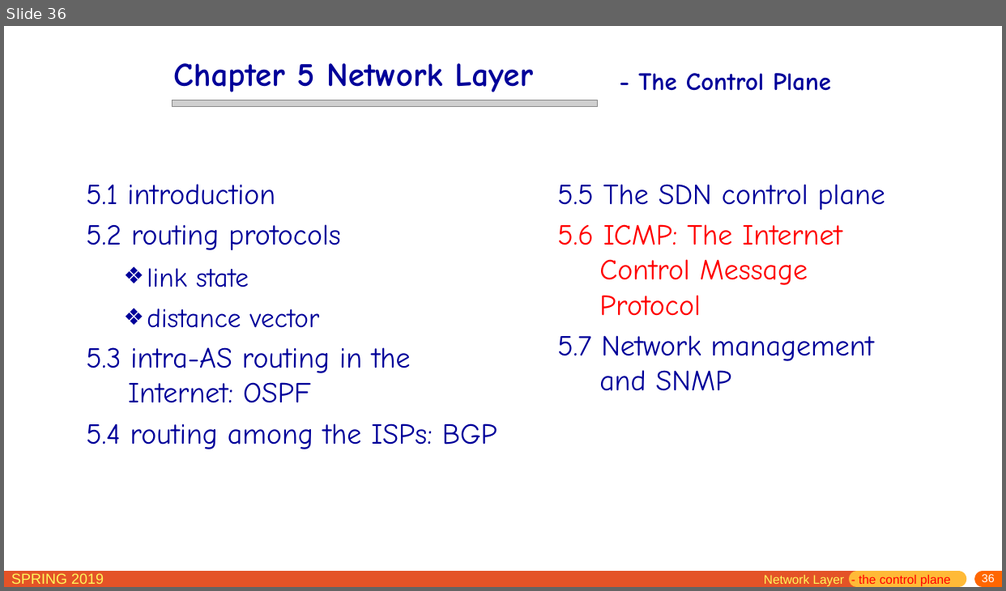
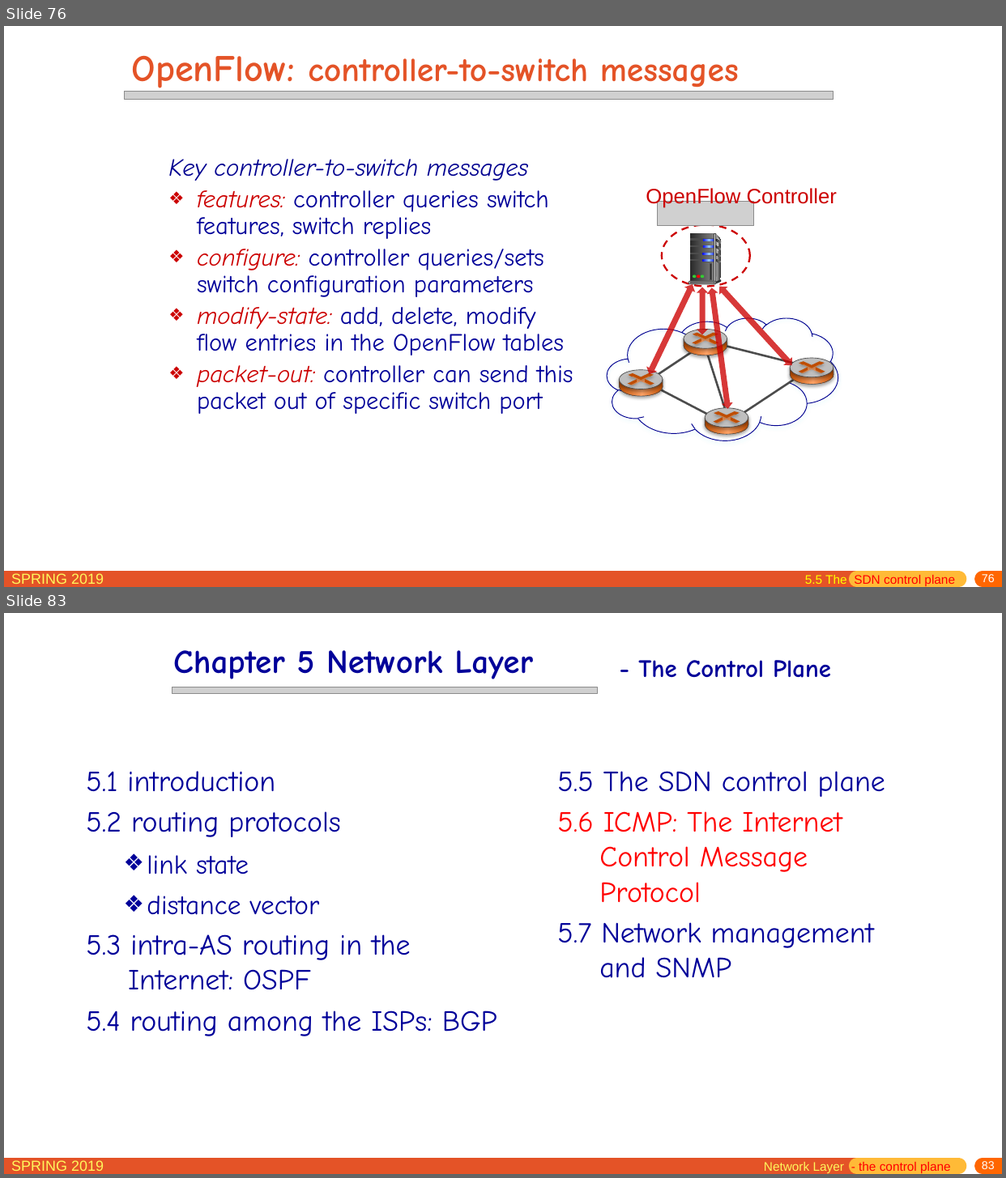
Before and after one commit to jichenghu/PPT_networkDistributed, a slide deck: chapter5.pptx. Shown one above the other, each under a label of ours: slide 36 before the commit, slides 76 and 83 after it; the slides between them are not shown. The pictures are 1006x591 and 1006x1178 pixels, drawn with LibreOffice and Linux fonts; fonts in the diff are those of the drawing; grey boxes stand for pictures. Boxes give left, top, right and bottom in pixels: in the first picture for what was removed or moved away, otherwise in the second. Text is boxed around its words. In the diff, an @@ line names an element or a change of style, - is before the commit and + after.

```diff
--- a/chapter5.pptx
+++ b/chapter5.pptx
@@ slide 76 added at [4,26,1002,587], background #FFFFFF; not listed: 5 template elements that a slide beside it also shows @@
@@ title added at [132,55,739,92], 32.4 pt, text #E45327, bold @@
+OpenFlow: controller-to-switch messages
@@ picture added at [125,91,833,100] @@
@@ text added at [168,159,573,414], 23.8 pt, text #000099 @@
+Key controller-to-switch messages
+❖ features: controller queries switch features, switch replies
+❖ configure: controller queries/sets switch configuration parameters
+❖ modify-state: add, delete, modify flow entries in the OpenFlow tables
+❖ packet-out: controller can send this packet out of specific switch port
@@ group added at [607,186,839,441]: 23 freeform shapes, 13 ellipses, 13 lines, 11 rectangles, 10 rounded rectangles, 4 up down arrows, 1 cloud, 1 picture, 1 text @@
+OpenFlow Controller
@@ text added at [805,575,955,587], 12 pt, text #FF0000 @@
+5.5 The SDN control plane
@@ what was slide 36 is now slide 83 @@
@@ page number at [982,1161,995,1169]: text changed @@
-36
+83
```
Also in this commit, not shown: 6 slides changed, 54 other slides added, 1 other file.
